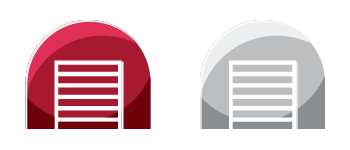
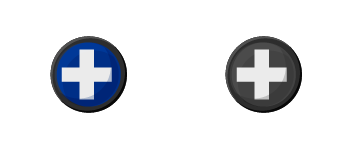
Layers edited between the first and the second 350 x 150 image:
added group "equipment add" with 2 layers above "equipment" over [50, 36, 302, 113]
added layer "Layer 21" in group "equipment add" over [225, 36, 302, 113]
added layer "Layer 20" in group "equipment add" over [50, 36, 127, 113]
hid group "factory" (2 layers) over [25, 20, 325, 129]
